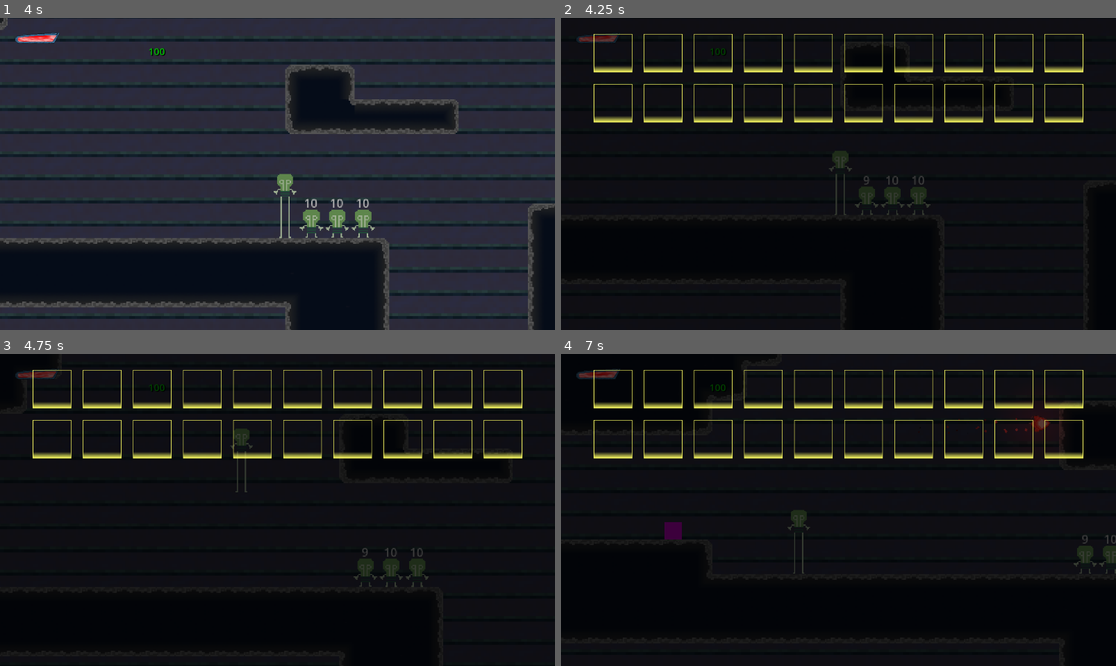
Above: before the commit, frames 1-4 (two rows, left to right).
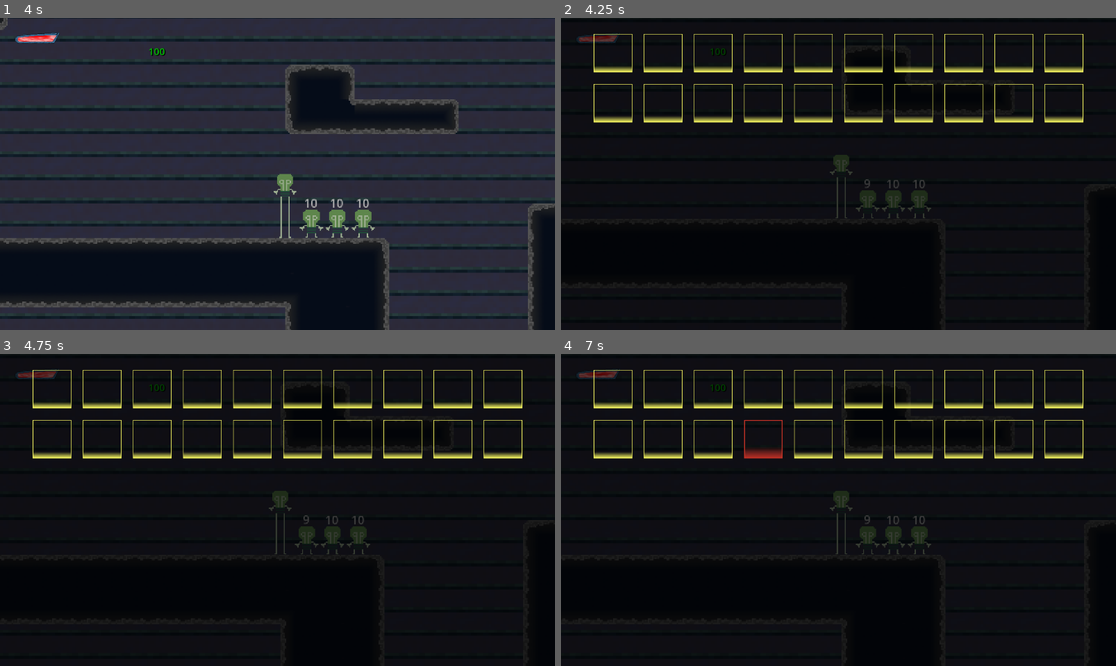
Above: after the commit, the same moments.

Repository: thebrightspark/PirateJam16-Game
Game: Godot game, scene res://Levels/main_test.tscn
The game is run twice, just before and just after one commit, with the same random seed, the same clock (stepped at 60 frames per second) and the same inputs.
Inputs (mouse positions are in pixels of both pictures, inside the frame that each line leads up to):
- Up to frame 1 (4 s): move the mouse to (399, 158) at 0.52 s; press the mouse at (399, 158) at 0.53 s; hold D (Right) 0.53-2.03 s; tap Space (Jump) at 0.77, 1.52, 3.02, 3.77 s; move the mouse to (166, 189) at 1.27 s; release the mouse at (166, 189) at 1.28 s; click (166, 189) at 1.35 s; move the mouse to (333, 105) at 2.02 s; press the mouse at (333, 105) at 2.03 s; hold A (Left) 2.03-2.78 s; move the mouse to (249, 236) at 2.77 s; release the mouse at (249, 236) at 2.78 s; hold D (Right) from 2.78 s (still down); click (249, 236) at 2.85 s; move the mouse to (444, 220) at 3.52 s; press the mouse at (444, 220) at 3.53 s
- Up to frame 2 (4.25 s): keep holding D (Right); tap Tab (Inventory) at 4.15 s
- Up to frame 3 (4.75 s): move the mouse to (111, 463) at 4.27 s; release D (Right) at 4.28 s; release the mouse at (111, 463) at 4.28 s; hold A (Left) from 4.28 s (still down); click (111, 463) at 4.35 s; tap Space (Jump) at 4.52 s
- Up to frame 4 (7 s): move the mouse to (866, 510) at 5.02 s; release A (Left) at 5.03 s; press the mouse at (866, 510) at 5.03 s; hold D (Right) 5.03-5.78 s; move the mouse to (755, 432) at 5.77 s; release the mouse at (755, 432) at 5.78 s; hold A (Left) from 5.78 s (still down); click (755, 432) at 5.85 s; tap Space (Jump) at 6.02, 6.77 s; move the mouse to (960, 494) at 6.52 s; press the mouse at (960, 494) at 6.53 s

Frame 1 is identical in both runs. In frame 2, 0.6% of the frame differs, in the area x 48-67%, y 20-65%; in frame 3, 2.1%; in frame 4, 2.6%, in the area x 0-100%, y 15-100%.

Commit message:
Made inventory slots selectable

Diff:
--- /dev/null
+++ b/Inventory/hover_info.gd
@@ -0,0 +1,7 @@
+extends Control
+
+@onready var label: Label = $HoverLabel
+
+func set_text(text: String) -> void:
+	label.text = text
+	self.size.x = label.size.x + (label.offset_left * 2)
--- a/Inventory/inventory_slot.gd
+++ b/Inventory/inventory_slot.gd
@@ -2,14 +2,25 @@
 class_name InventorySlot
 
 @export var contained_modifier: BaseModifier
+
 @onready var content_display: Sprite2D = $Control/CenterContainer/Panel/ContentDisplay
+@onready var unselected_border: Control = $Control/Unselected
+@onready var selected_border: Control = $Control/Selected
+
+var is_selected: bool = false
 
 func _ready() -> void:
 	if contained_modifier != null:
 		content_display.texture = contained_modifier.texture
 		tooltip_text = contained_modifier.name
+	set_selected(false)
 
 func set_modifier(modifier: BaseModifier) -> void:
 	contained_modifier = modifier
 	content_display.texture = modifier.texture if modifier != null else null
 	tooltip_text = modifier.name
+
+func set_selected(selected: bool) -> void:
+	is_selected = selected
+	unselected_border.visible = not selected
+	selected_border.visible = selected
--- a/Inventory/inventory_slot.tscn
+++ b/Inventory/inventory_slot.tscn
@@ -6,8 +6,19 @@
 offsets = PackedFloat32Array(0, 0.168582)
 colors = PackedColorArray(1, 1, 0.392157, 1, 1, 1, 0.392157, 0)
 
+[sub_resource type="GradientTexture2D" id="GradientTexture2D_dc62r"]
+gradient = SubResource("Gradient_ukctv")
+width = 80
+height = 80
+fill_from = Vector2(0, 1)
+fill_to = Vector2(0, 0)
+
+[sub_resource type="Gradient" id="Gradient_8e6co"]
+offsets = PackedFloat32Array(0, 0.304688)
+colors = PackedColorArray(0.756863, 0.196078, 0.14902, 1, 0.756863, 0.196078, 0.14902, 0)
+
 [sub_resource type="GradientTexture2D" id="GradientTexture2D_opm3r"]
-gradient = SubResource("Gradient_ukctv")
+gradient = SubResource("Gradient_8e6co")
 width = 80
 height = 80
 fill_from = Vector2(0, 1)
@@ -52,28 +63,73 @@
 
 [node name="ContentDisplay" type="Sprite2D" parent="Control/CenterContainer/Panel"]
 
-[node name="Background" type="Sprite2D" parent="Control"]
-texture = SubResource("GradientTexture2D_opm3r")
+[node name="Unselected" type="Control" parent="Control"]
+layout_mode = 1
+anchors_preset = 15
+anchor_right = 1.0
+anchor_bottom = 1.0
+grow_horizontal = 2
+grow_vertical = 2
+mouse_filter = 2
+
+[node name="Bottom" type="Sprite2D" parent="Control/Unselected"]
+texture = SubResource("GradientTexture2D_dc62r")
 centered = false
 
-[node name="Top" type="ColorRect" parent="Control"]
-layout_mode = 0
+[node name="Top" type="ColorRect" parent="Control/Unselected"]
+layout_mode = 2
 offset_right = 80.0
 offset_bottom = 1.0
 mouse_filter = 2
 color = Color(1, 1, 0.392157, 1)
 
-[node name="Left" type="ColorRect" parent="Control"]
-layout_mode = 0
+[node name="Left" type="ColorRect" parent="Control/Unselected"]
+layout_mode = 2
 offset_right = 1.0
 offset_bottom = 80.0
 mouse_filter = 2
 color = Color(1, 1, 0.392157, 1)
 
-[node name="Right" type="ColorRect" parent="Control"]
-layout_mode = 0
+[node name="Right" type="ColorRect" parent="Control/Unselected"]
+layout_mode = 2
 offset_left = 79.0
 offset_right = 80.0
 offset_bottom = 80.0
 mouse_filter = 2
 color = Color(1, 1, 0.392157, 1)
+
+[node name="Selected" type="Control" parent="Control"]
+visible = false
+layout_mode = 1
+anchors_preset = 15
+anchor_right = 1.0
+anchor_bottom = 1.0
+grow_horizontal = 2
+grow_vertical = 2
+mouse_filter = 2
+
+[node name="Bottom" type="Sprite2D" parent="Control/Selected"]
+texture = SubResource("GradientTexture2D_opm3r")
+centered = false
+
+[node name="Top" type="ColorRect" parent="Control/Selected"]
+layout_mode = 2
+offset_right = 80.0
+offset_bottom = 2.0
+mouse_filter = 2
+color = Color(0.756863, 0.196078, 0.14902, 1)
+
+[node name="Left" type="ColorRect" parent="Control/Selected"]
+layout_mode = 2
+offset_right = 2.0
+offset_bottom = 80.0
+mouse_filter = 2
+color = Color(0.756863, 0.196078, 0.14902, 1)
+
+[node name="Right" type="ColorRect" parent="Control/Selected"]
+layout_mode = 2
+offset_left = 78.0
+offset_right = 80.0
+offset_bottom = 80.0
+mouse_filter = 2
+color = Color(0.756863, 0.196078, 0.14902, 1)
--- a/Inventory/inventory_ui.gd
+++ b/Inventory/inventory_ui.gd
@@ -3,14 +3,41 @@
 @export var inventory: Inventory
 @onready var slots: Array = $InvSlots/GridContainer.get_children()
 
+var hovered_slot: InventorySlot = null
+var selected_slot: InventorySlot = null
+
 func _ready() -> void:
+	for slot: Control in slots:
+		slot.mouse_entered.connect(func(): on_slot_mouse_entered(slot))
+		slot.mouse_exited.connect(func(): on_slot_mouse_exited(slot))
 	update_slots()
 	inventory.inventory_changed.connect(update_slots)
 
 func _process(_delta: float) -> void:
 	if Input.is_action_just_pressed("Inventory"):
 		visible = not visible
+		get_tree().paused = visible
+
+	if visible and hovered_slot != null and Input.is_action_just_pressed("Click"):
+		set_selected_slot(hovered_slot)
+
+func on_slot_mouse_entered(slot: InventorySlot) -> void:
+	hovered_slot = slot
+
+func on_slot_mouse_exited(slot: InventorySlot) -> void:
+	if hovered_slot == slot:
+		hovered_slot = null
 
 func update_slots() -> void:
 	for i in range(inventory.modifiers.size()):
 		(slots[i] as InventorySlot).set_modifier(inventory.modifiers[i])
+
+func set_selected_slot(slot: InventorySlot) -> void:
+	if selected_slot == slot:
+		selected_slot.set_selected(false)
+		selected_slot = null
+	else:
+		if selected_slot != null:
+			selected_slot.set_selected(false)
+		selected_slot = slot
+		slot.set_selected(true)
--- a/Inventory/inventory_ui.tscn
+++ b/Inventory/inventory_ui.tscn
@@ -5,6 +5,7 @@
 [ext_resource type="Resource" uid="uid://c0btp4ed0mpuw" path="res://Inventory/inventory.tres" id="2_vtxqf"]
 
 [node name="inventory_ui" type="Control"]
+process_mode = 3
 layout_mode = 3
 anchors_preset = 15
 anchor_right = 1.0
Not shown: 1 places in Inventory/inventory_slot.tscn that only renumber resources
